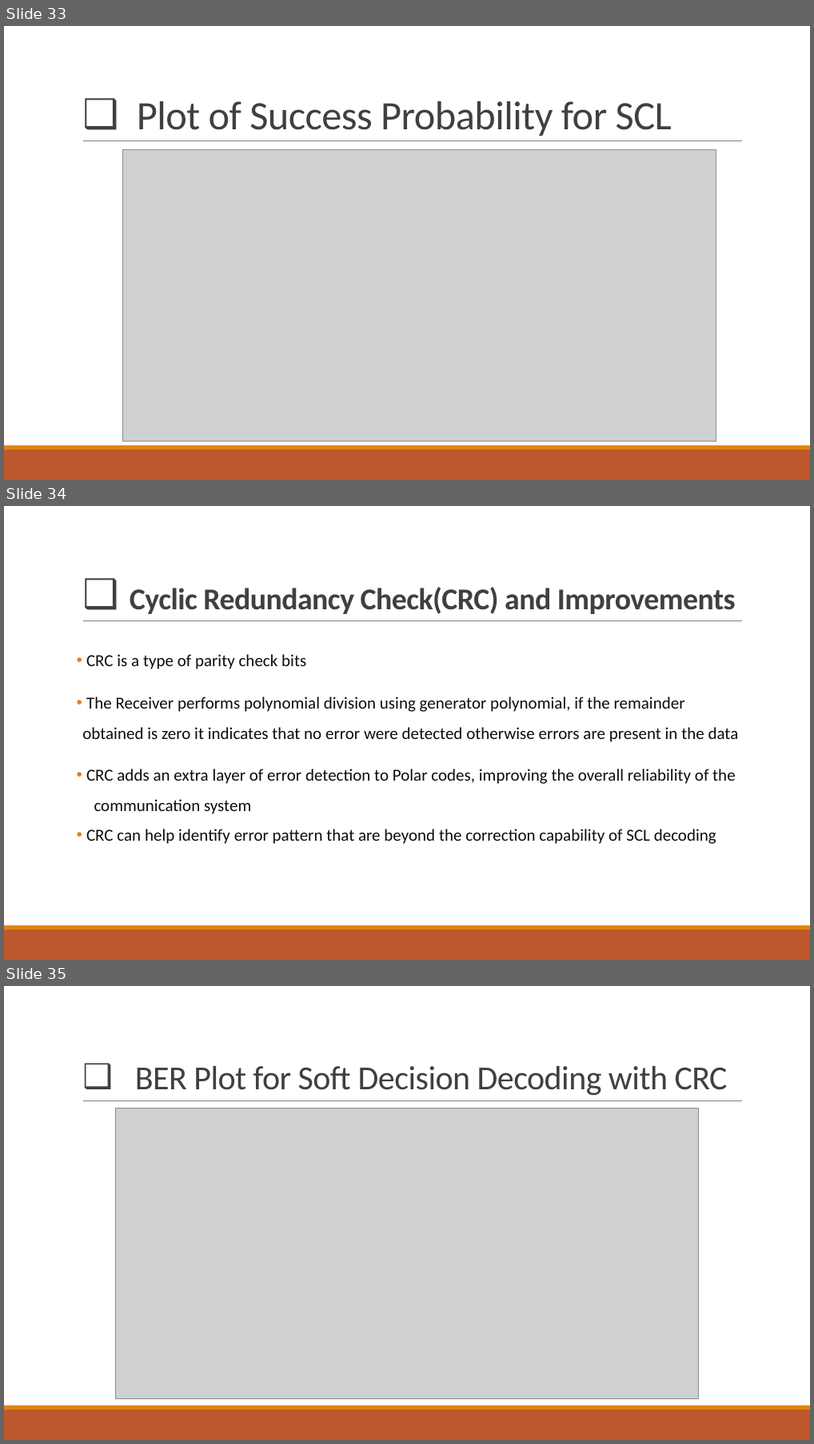
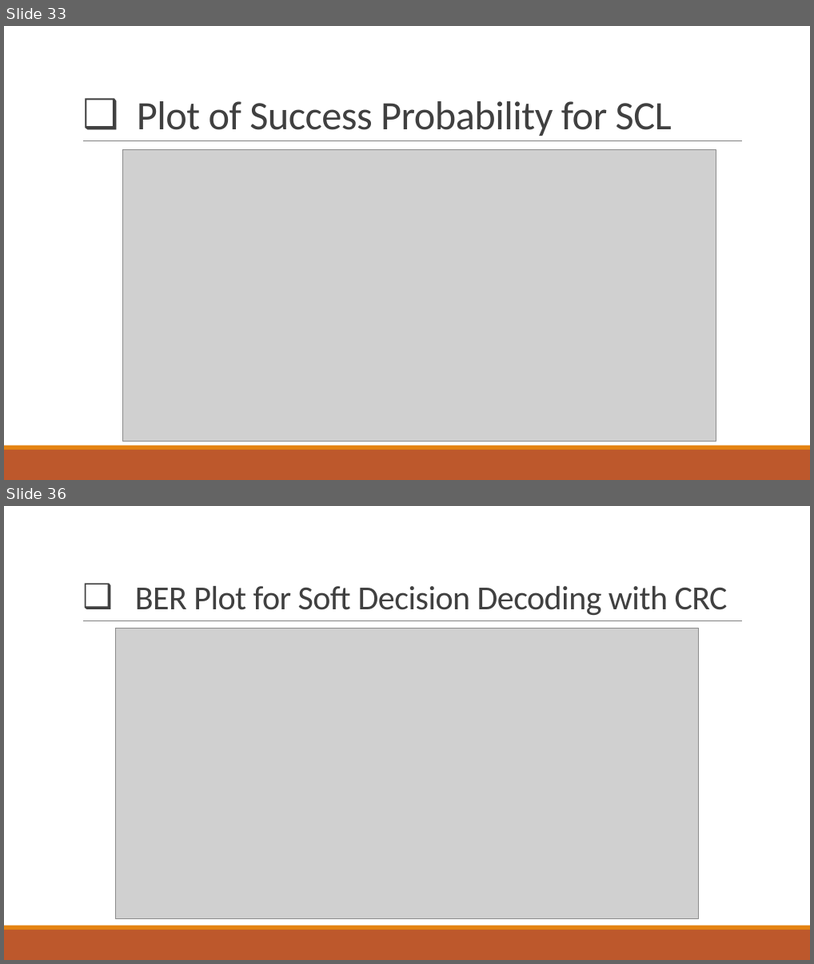
Before and after one commit to Jeet-Desai/Polar-Codes, a slide deck: Project_Presentation.pptx. Shown one above the other, each under a label of ours: slides 33, 34 and 35 before the commit, slides 33 and 36 after it; the slides between them are not shown. The pictures are 814x1444 and 814x964 pixels, drawn with LibreOffice and Linux fonts; fonts in the diff are those of the drawing; grey boxes stand for pictures. Boxes give left, top, right and bottom in pixels: in the first picture for what was removed or moved away, otherwise in the second. Text is boxed around its words. In the diff, an @@ line names an element or a change of style, - is before the commit and + after.

```diff
--- a/Project_Presentation.pptx
+++ b/Project_Presentation.pptx
@@ slide 34 removed at (4,506,810,960), background #FFFFFF; not listed: 3 template elements that a slide beside it also shows @@
@@ title removed at (130,587,736,614) @@
-❑ Cyclic Redundancy Check(CRC) and Improvements
@@ text removed at (82,654,739,844) @@
-• CRC is a type of parity check bits
-• The Receiver performs polynomial division using generator polynomial, if the remainder obtained is zero it indicates that no error were detected otherwise errors are present in the data
-• CRC adds an extra layer of error detection to Polar codes, improving the overall reliability of the communication system
-• CRC can help identify error pattern that are beyond the correction capability of SCL decoding
@@ what was slide 35 is now slide 36 @@
```
Also in this commit, not shown: 4 slides changed, 3 slides added, 1 other slide removed.
